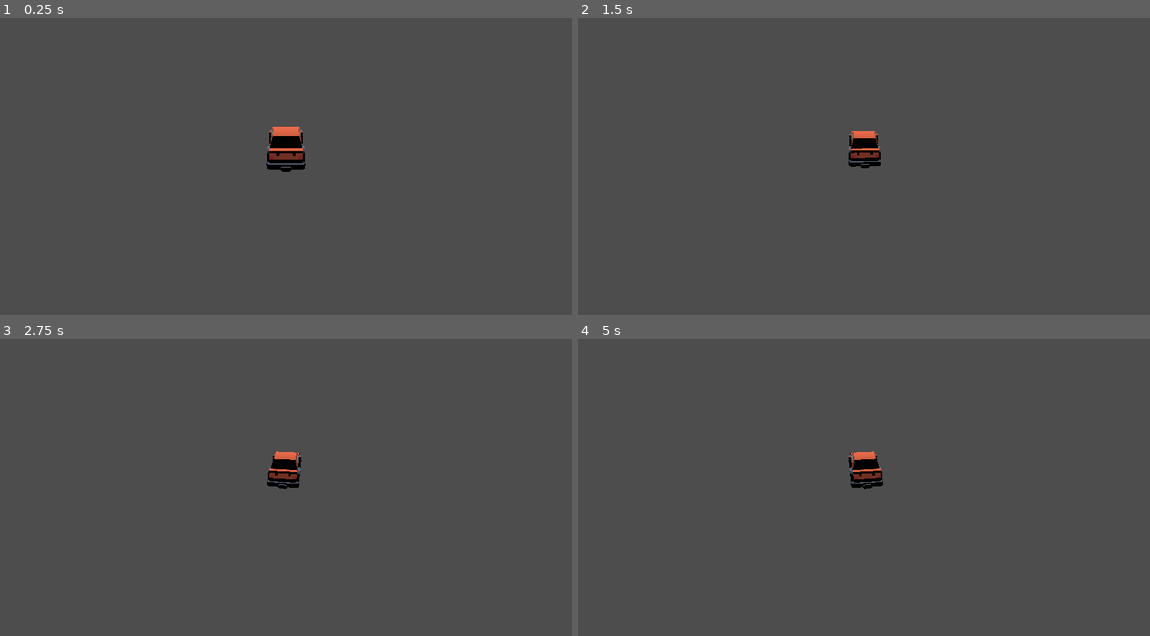
Above: before the commit, frames 1-4 (two rows, left to right).
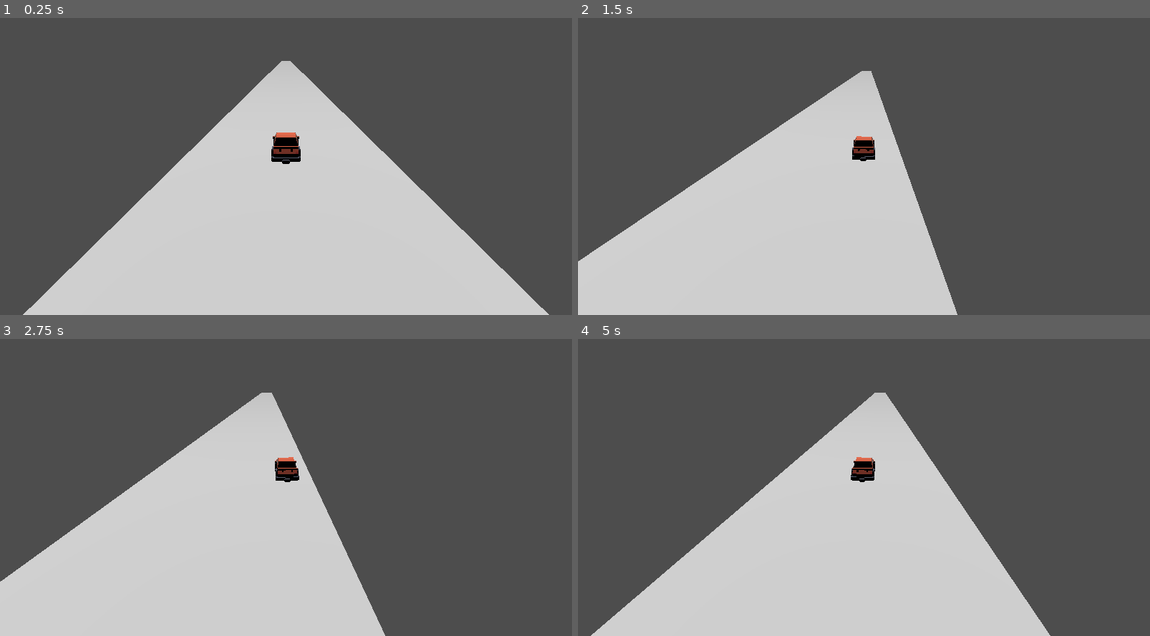
Above: after the commit, the same moments.

Repository: Ghosty-CodeX/Rush-Hour
Game: Godot game, scene res://main.tscn
The game is run twice, just before and just after one commit, with the same random seed, the same clock (stepped at 60 frames per second) and the same inputs. The project has no main scene, so this scene is started directly.
Inputs:
- Up to frame 1 (0.25 s): no input
- Up to frame 2 (1.5 s): hold D (move_right) 0.53-1.28 s; hold A (move_left) from 1.28 s (still down)
- Up to frame 3 (2.75 s): release A (move_left) at 2.03 s; hold D (move_right) from 2.03 s (still down)
- Up to frame 4 (5 s): release D (move_right) at 3.53 s; hold A (move_left) from 3.53 s (still down)

The runs differ from the first frame. In frame 1, 40% of the frame differs, in the area x 4-96%, y 14-100%; in frame 2, 32%; in frame 3, 32%; in frame 4, 34%.

Commit message:
road textures
Added road textures

Diff:
--- a/main.tscn
+++ b/main.tscn
@@ -1,7 +1,16 @@
-[gd_scene load_steps=3 format=3 uid="uid://bxkkbxs005u75"]
+[gd_scene load_steps=6 format=3 uid="uid://bxkkbxs005u75"]
 
 [ext_resource type="PackedScene" uid="uid://be7oijspm6eii" path="res://player.tscn" id="1_ig7tw"]
 [ext_resource type="Script" uid="uid://dnk7dnnc7furc" path="res://camera_3d.gd" id="2_0xm2m"]
+
+[sub_resource type="StandardMaterial3D" id="StandardMaterial3D_0xm2m"]
+
+[sub_resource type="PlaneMesh" id="PlaneMesh_0xm2m"]
+material = SubResource("StandardMaterial3D_0xm2m")
+size = Vector2(10, 500)
+
+[sub_resource type="BoxShape3D" id="BoxShape3D_h2yge"]
+size = Vector3(10, 100, 1)
 
 [node name="Main" type="Node3D"]
 
@@ -18,3 +27,9 @@
 transform = Transform3D(-0.999926, -0.00460448, -0.0112784, -0.00842607, 0.930046, 0.367346, 0.00879796, 0.367414, -0.930016, 0, 2.96839, -3.34288)
 script = ExtResource("2_0xm2m")
 target_path = NodePath("../player")
+
+[node name="Road" type="MeshInstance3D" parent="."]
+mesh = SubResource("PlaneMesh_0xm2m")
+
+[node name="CollisionShape3D" type="CollisionShape3D" parent="Road"]
+shape = SubResource("BoxShape3D_h2yge")
--- a/player.gd
+++ b/player.gd
@@ -7,11 +7,11 @@
 
 func _physics_process(delta):
 	#constant movemant forward
-	velocity.z = -move_speed
+	velocity.z = move_speed
 
 	#left and right input
 	input_direction = Input.get_action_strength("move_right") - Input.get_action_strength("move_left")
-	velocity.x = input_direction * strafe_speed
+	velocity.x = -input_direction * strafe_speed
 
 	#apply movement
 	move_and_slide()
--- a/project.godot
+++ b/project.godot
@@ -19,12 +19,10 @@
 move_right={
 "deadzone": 0.2,
 "events": [Object(InputEventKey,"resource_local_to_scene":false,"resource_name":"","device":-1,"window_id":0,"alt_press …(192 unchanged characters)…
-, Object(InputEventJoypadMotion,"resource_local_to_scene":false,"resource_name":"","device":-1,"axis":0,"axis_value":1.0,"script":null)
 ]
 }
 move_left={
 "deadzone": 0.2,
 "events": [Object(InputEventKey,"resource_local_to_scene":false,"resource_name":"","device":-1,"window_id":0,"alt_press …(191 unchanged characters)…
-, Object(InputEventJoypadMotion,"resource_local_to_scene":false,"resource_name":"","device":-1,"axis":0,"axis_value":-1.0,"script":null)
 ]
 }
Binary file added: Road Assests/Models/FBX format/Textures/colormap.png
Not shown, added: Road Assests/Models/FBX format/Textures/colormap.png.import
Binary file added: Road Assests/Models/FBX format/bridge-pillar-wide.fbx
Not shown, added: Road Assests/Models/FBX format/bridge-pillar-wide.fbx.import
Binary file added: Road Assests/Models/FBX format/bridge-pillar.fbx
Not shown, added: Road Assests/Models/FBX format/bridge-pillar.fbx.import
Binary file added: Road Assests/Models/FBX format/construction-barrier.fbx
Not shown, added: Road Assests/Models/FBX format/construction-barrier.fbx.import
Binary file added: Road Assests/Models/FBX format/construction-cone.fbx
Not shown, added: Road Assests/Models/FBX format/construction-cone.fbx.import
Binary file added: Road Assests/Models/FBX format/construction-light.fbx
Not shown, added: Road Assests/Models/FBX format/construction-light.fbx.import
(and 644 more such lines)
